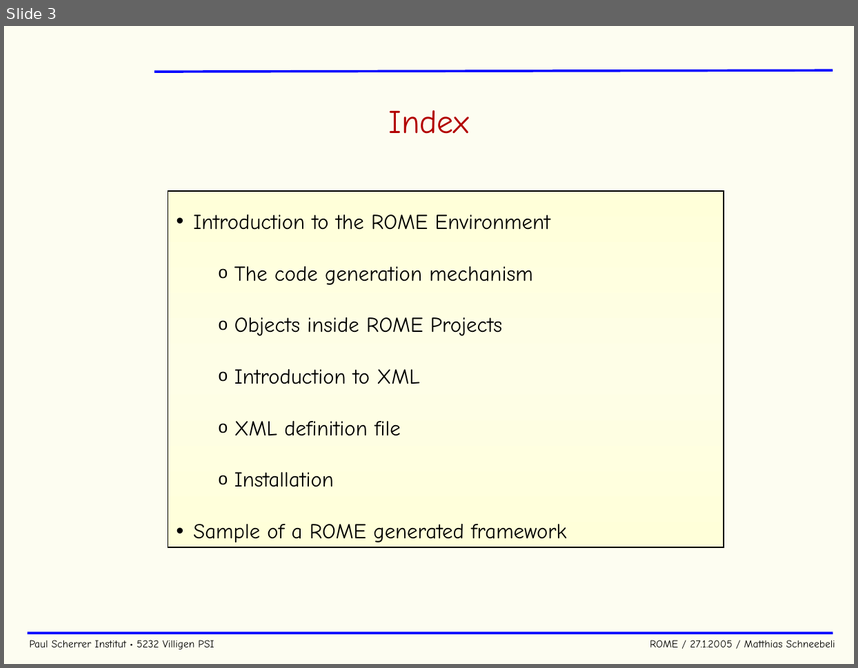
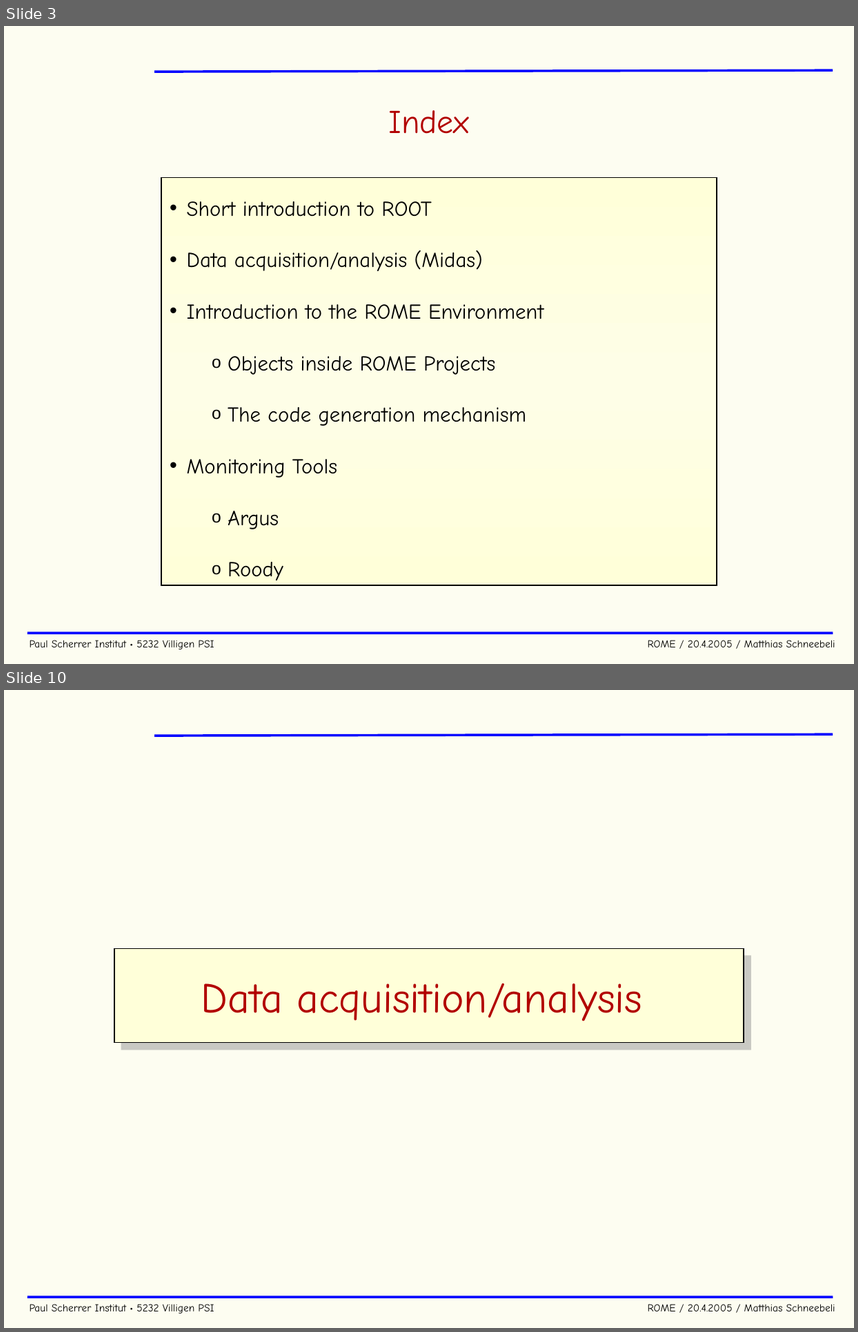
Before and after one commit to cjpl/rome, a slide deck: documentation/ROME.ppt. Shown one above the other, each under a label of ours: slide 3 before the commit, slides 3 and 10 after it; the slides between them are not shown. The pictures are 858x668 and 858x1332 pixels, drawn with LibreOffice and Linux fonts; fonts in the diff are those of the drawing; background and template pictures are left out. Boxes give left, top, right and bottom in pixels: in the first picture for what was removed or moved away, otherwise in the second. Text is boxed around its words. In the diff, an @@ line names an element or a change of style, - is before the commit and + after.

```diff
--- a/documentation/ROME.ppt
+++ b/documentation/ROME.ppt
@@ slide 10 added at [4, 690, 854, 1328], background #FDFDF1; not listed: 3 template elements that a slide beside it also shows @@
@@ rectangle added at [114, 949, 744, 1042], fill #FFFFD9, outline #000000 0.74 pt, 36 pt, text #B20000 @@
+Data acquisition/analysis
@@ slide 3 changed as well @@
@@ rectangle "Short introduction to ROOT": place and size @@
-rectangle "Short introduction to ROOT" at [168, 191, 724, 547]
+rectangle "Short introduction to ROOT" at [161, 177, 717, 586]
@@ text in rectangle at [187, 201, 483, 271]: paragraphs added @@
+• Short introduction to ROOT
+• Data acquisition/analysis (Midas)
@@ text in rectangle at [228, 356, 495, 374]: paragraph added @@
+  o Objects inside ROME Projects
@@ text in rectangle at [187, 459, 337, 580]: text changed @@
-  o Objects inside ROME Projects
-  o Introduction to XML
-  o XML definition file
-  o Installation
-• Sample of a ROME generated framework
+• Monitoring Tools
+  o Argus
+  o Roody
@@ text at [30, 639, 835, 649]: text changed @@
-Paul Scherrer Institut • 5232 Villigen PSI ROME / 27.1.2005 / Matthias Schneebeli
+Paul Scherrer Institut • 5232 Villigen PSI ROME / 20.4.2005 / Matthias Schneebeli
```
Also in this commit, not shown: 38 other slides changed, 16 other slides added, 1 slide removed, 1 other file.
